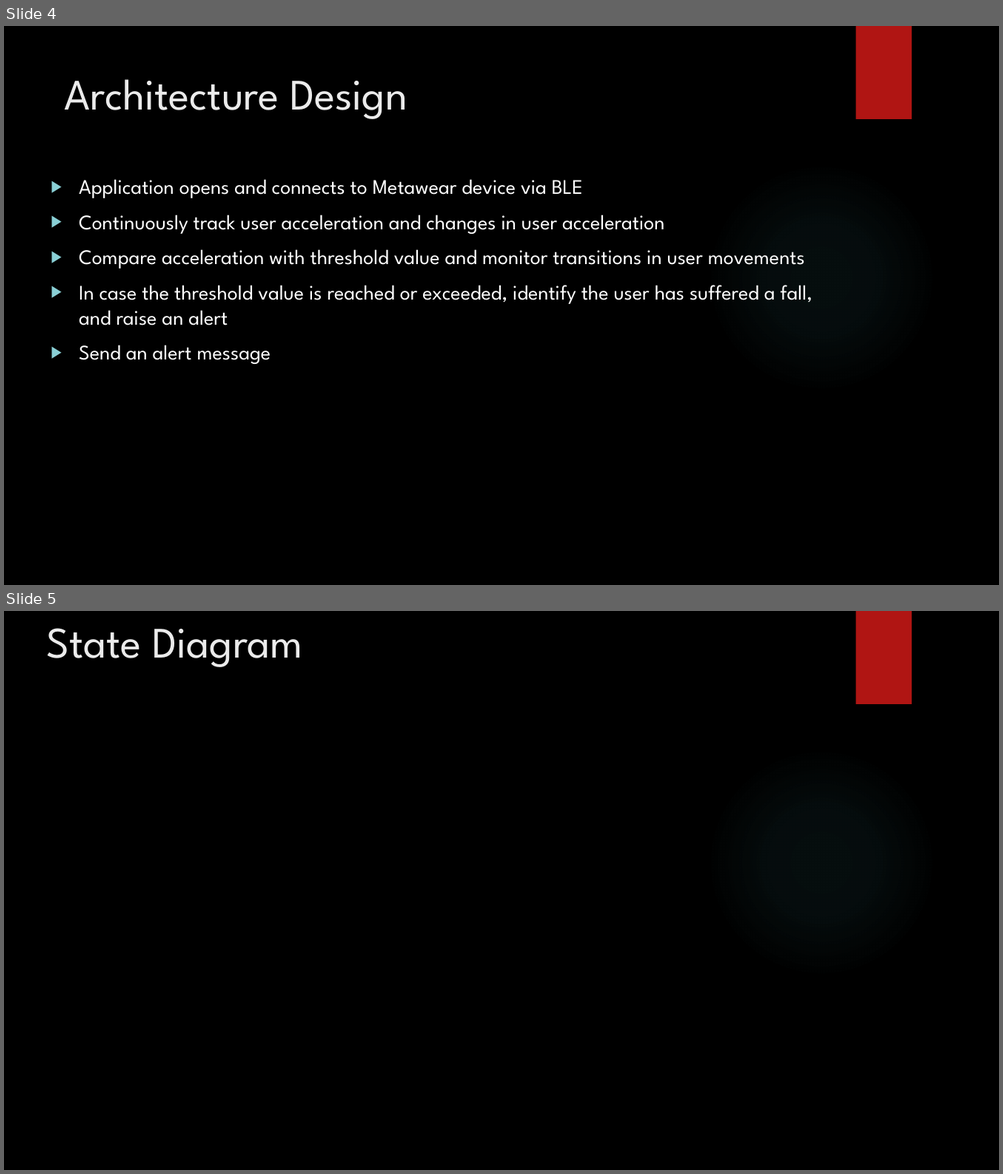
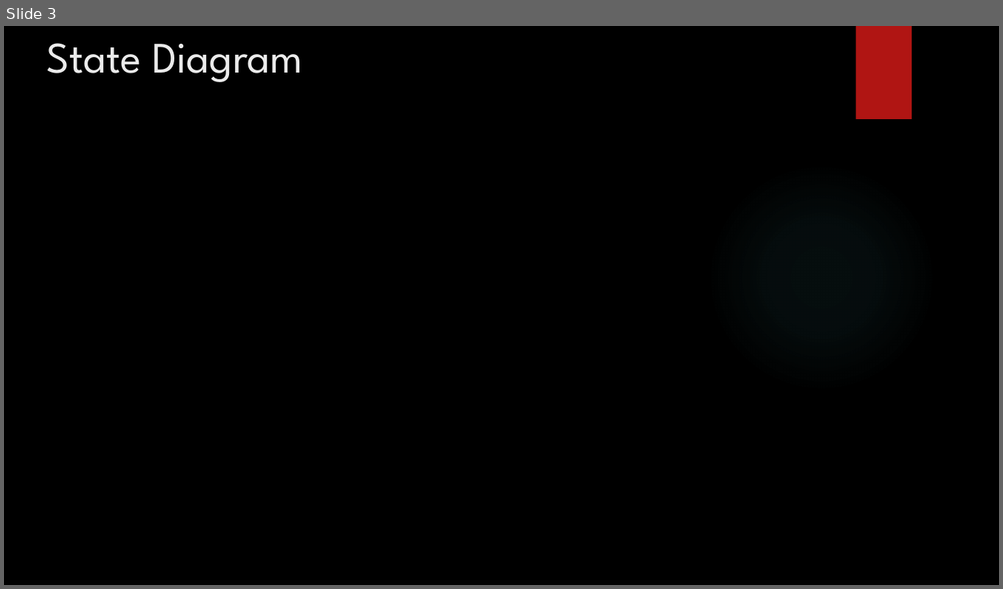
Before and after one commit to Narahari-Sundaragopalan/eGuard, a slide deck: docs/eGuard-Presentation-Milestone2.pptx. Shown one above the other, each under a label of ours: slides 4 and 5 before the commit, slide 3 after it. The pictures are 1003x1174 and 1003x589 pixels, drawn with LibreOffice and Linux fonts; fonts in the diff are those of the drawing; background and template pictures are left out. Boxes give left, top, right and bottom in pixels: in the first picture for what was removed or moved away, otherwise in the second. Text is boxed around its words. In the diff, an @@ line names an element or a change of style, - is before the commit and + after.

```diff
--- a/docs/eGuard-Presentation-Milestone2.pptx
+++ b/docs/eGuard-Presentation-Milestone2.pptx
@@ slide 4 removed at <box>4,26,999,585</box>, background picture (left out); not listed: 2 template elements that a slide beside it also shows @@
@@ title removed at <box>64,79,407,119</box> @@
-Architecture Design
@@ text removed at <box>79,179,812,364</box> @@
-▶ Application opens and connects to Metawear device via BLE
-▶ Continuously track user acceleration and changes in user acceleration
-▶ Compare acceleration with threshold value and monitor transitions in user movements
-▶ In case the threshold value is reached or exceeded, identify the user has suffered a fall, and raise an alert
-▶ Send an alert message
@@ what was slide 5 is now slide 3 @@
```
Also in this commit, not shown: 6 slides changed, 7 slides added, 2 other slides removed, 1 other file.
